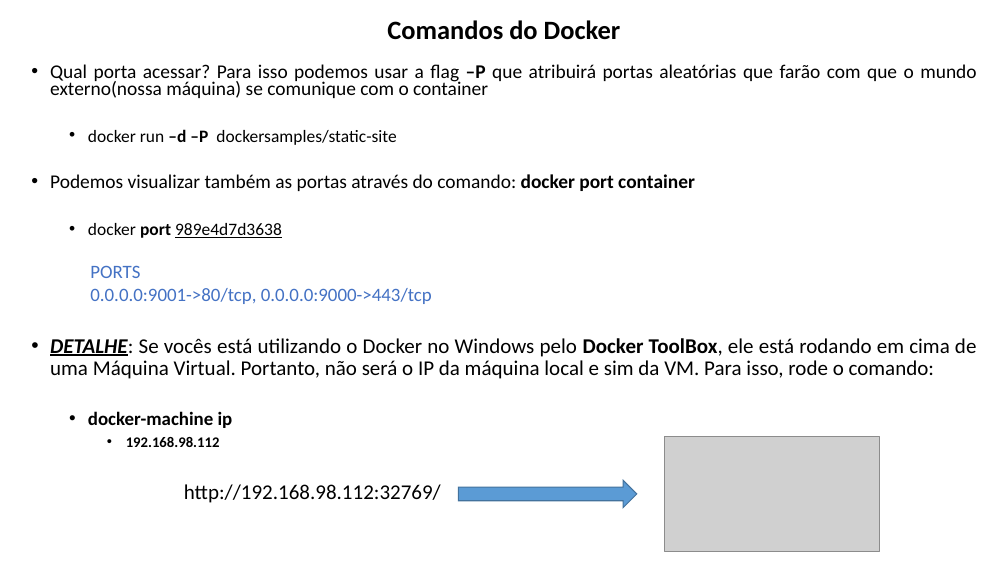
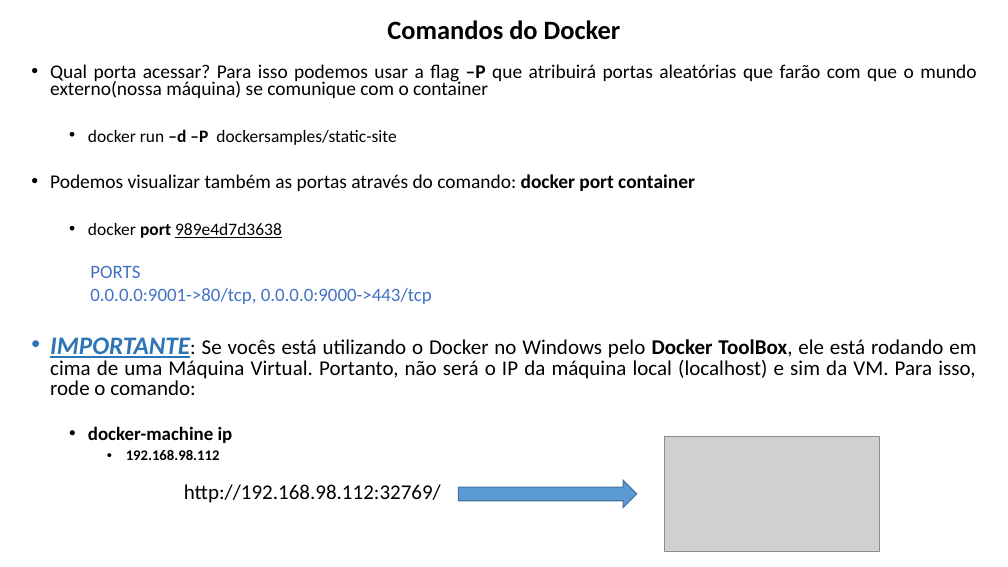
Before and after one commit to lacsousa/learning-docker, a slide deck: slide 13 of docs/docker-resumo.pptx. Drawn at 1008x567 pixels with LibreOffice and Linux fonts; fonts in the diff are those of the drawing; grey boxes stand for pictures. Boxes give left, top, right and bottom in pixels: in the first picture for what was removed or moved away, otherwise in the second. Text is boxed around its words. In the diff, an @@ line names an element or a change of style, - is before the commit and + after.

```diff
--- a/docs/docker-resumo.pptx
+++ b/docs/docker-resumo.pptx
@@ text at box(50, 337, 976, 395): text changed @@
-• DETALHE: Se vocês está utilizando o Docker no Windows pelo Docker ToolBox, ele está rodando em cima de uma Máquina Virtual. Portanto, não será o IP da máquina local e sim da VM. Para isso, rode o comando:
+• IMPORTANTE: Se vocês está utilizando o Docker no Windows pelo Docker ToolBox, ele está rodando em cima de uma Máquina Virtual. Portanto, não será o IP da máquina local (localhost) e sim da VM. Para isso, rode o comando:
@@ text at box(88, 426, 233, 460): line spacing 0.9 to 0.8 @@
```
Also in this commit, not shown: 1 other slide changed, 1 other file.
